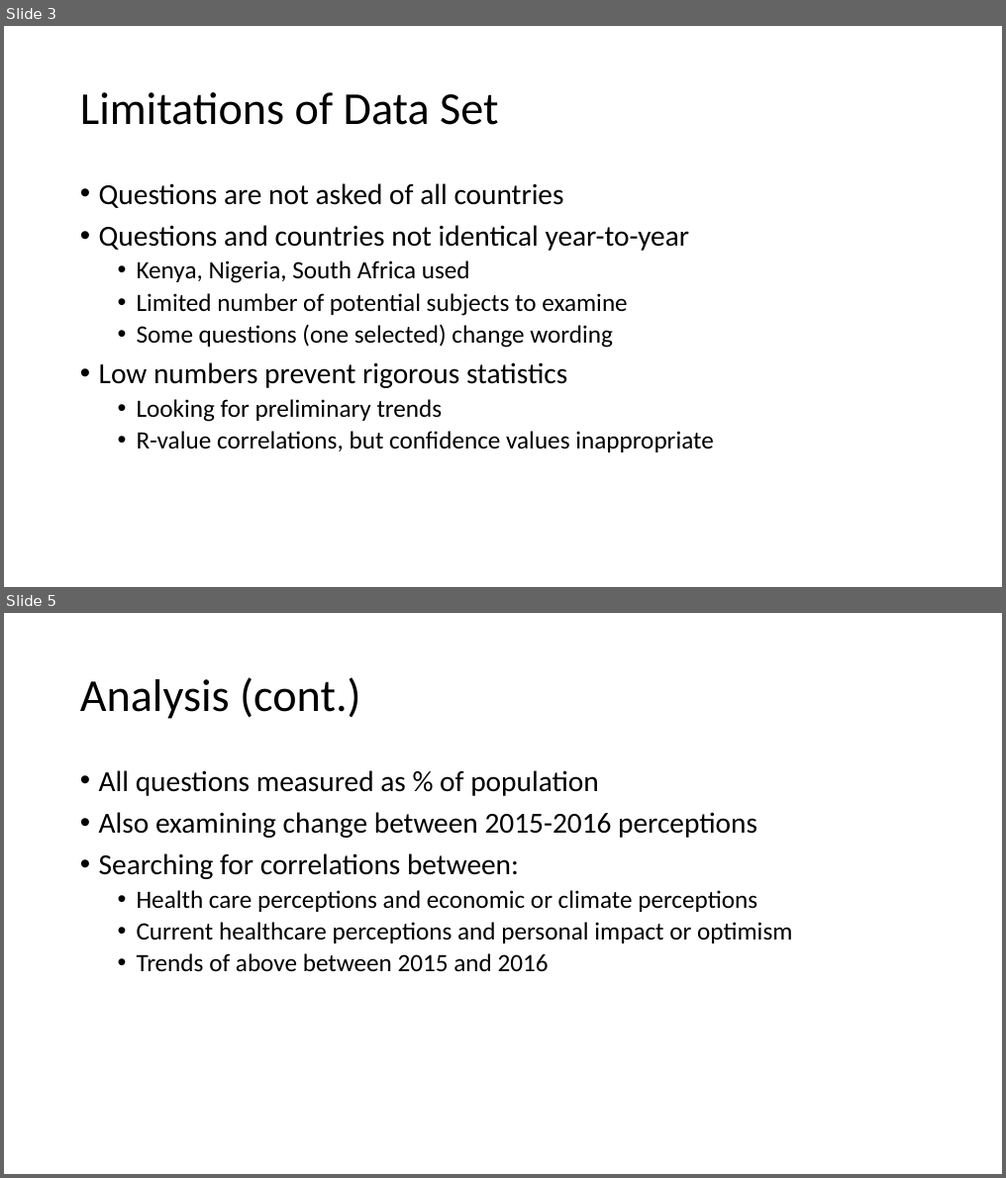
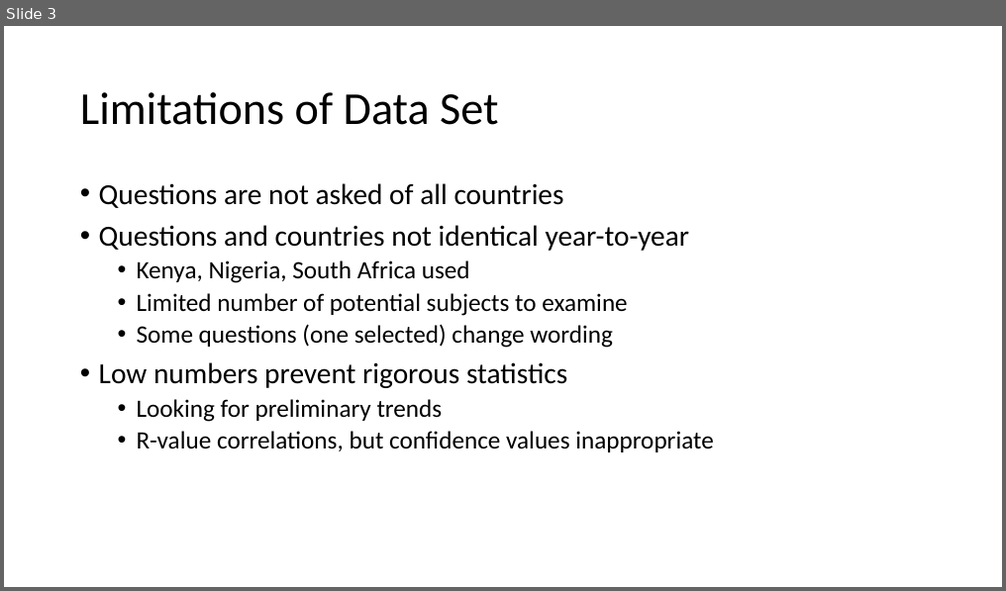
Before and after one commit to BIOF309/10-final-project-R-Mayers, a slide deck: BIOF309 Presentation.pptx. Shown one above the other, each under a label of ours: slides 3 and 5 before the commit, slide 3 after it; the slides between them are not shown. The pictures are 1006x1178 and 1006x591 pixels, drawn with LibreOffice and Linux fonts; fonts in the diff are those of the drawing. Boxes give left, top, right and bottom in pixels: in the first picture for what was removed or moved away, otherwise in the second. Text is boxed around its words. In the diff, an @@ line names an element or a change of style, - is before the commit and + after.

```diff
--- a/BIOF309 Presentation.pptx
+++ b/BIOF309 Presentation.pptx
@@ slide 5 removed at bbox=[4, 613, 1002, 1174], background #FFFFFF @@
@@ title removed at bbox=[80, 677, 361, 719] @@
-Analysis (cont.)
@@ text removed at bbox=[99, 770, 792, 972] @@
-• All questions measured as % of population
-• Also examining change between 2015-2016 perceptions
-• Searching for correlations between:
-  • Health care perceptions and economic or climate perceptions
-  • Current healthcare perceptions and personal impact or optimism
-  • Trends of above between 2015 and 2016
```
Also in this commit, not shown: 3 slides changed, 3 slides added, 1 other slide removed, 4 other files.
